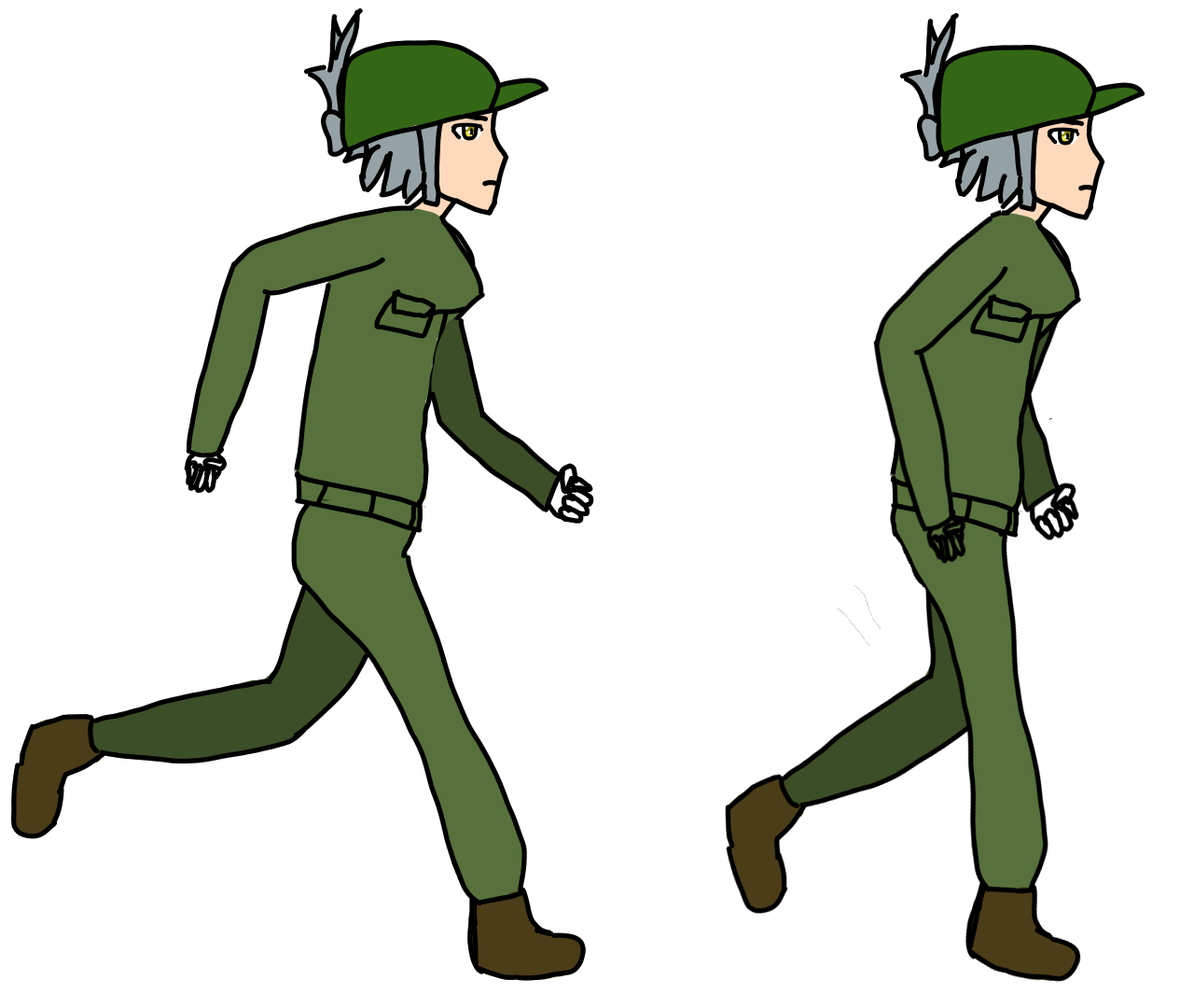
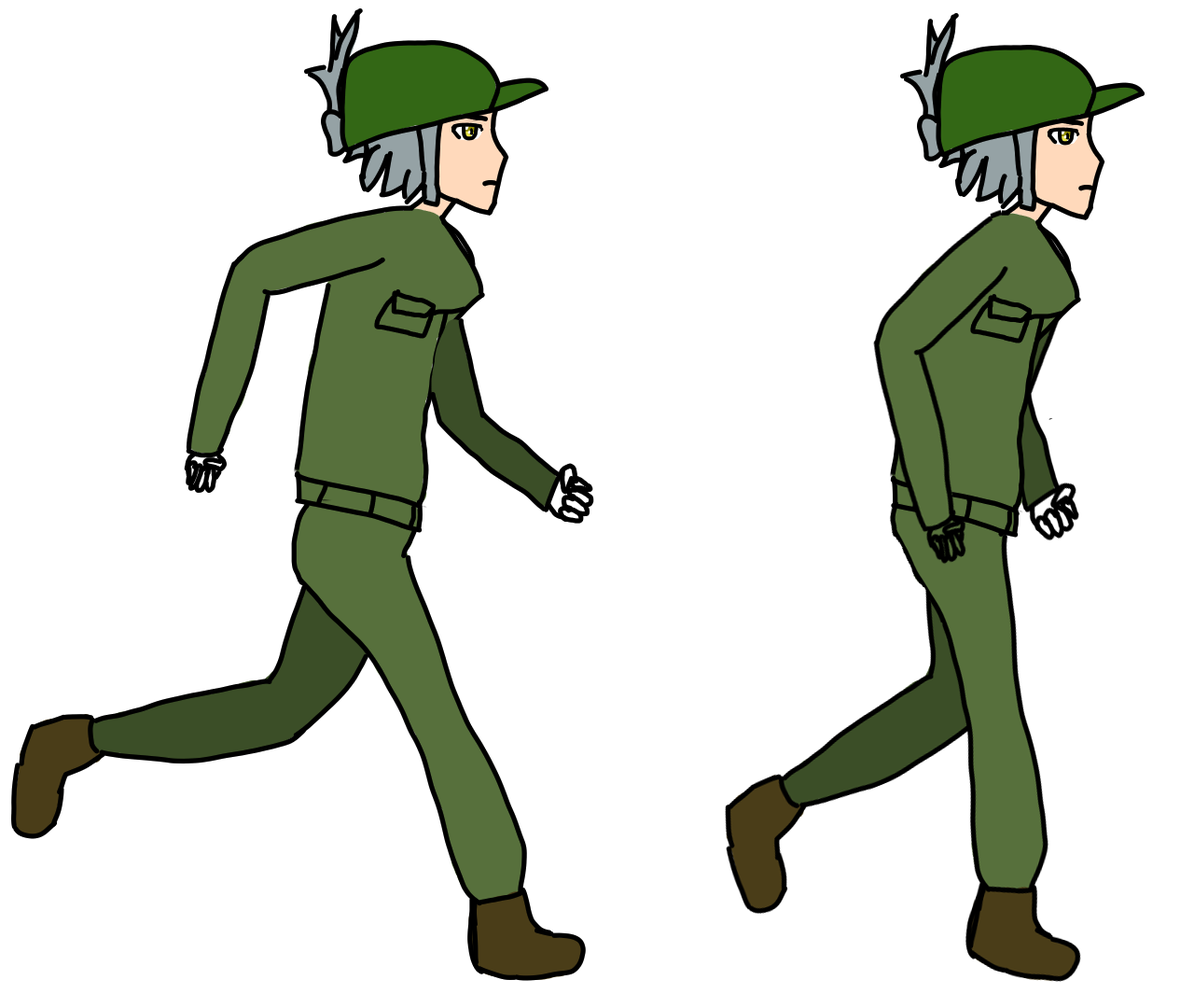
Comparing the layer stacks of the two 1194x1008 images. Changes:
painted on "Paint Layer 11" (1st of 3) over bbox(854, 584, 868, 602)
painted on "Paint Layer 10" (1st of 2) over bbox(854, 584, 868, 602)
painted on "Paint Layer 12" (1st of 3) over bbox(836, 584, 881, 646)
painted on "Paint Layer 12" (2nd of 3) over bbox(836, 584, 881, 646)
